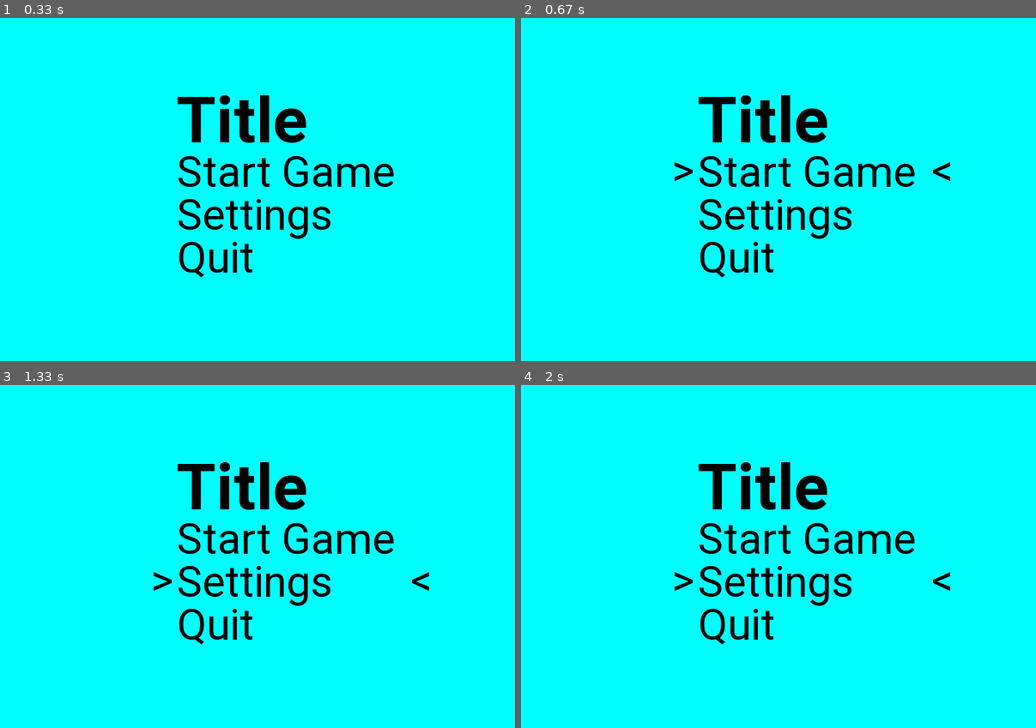
Above: before the commit, frames 1-4 (two rows, left to right).
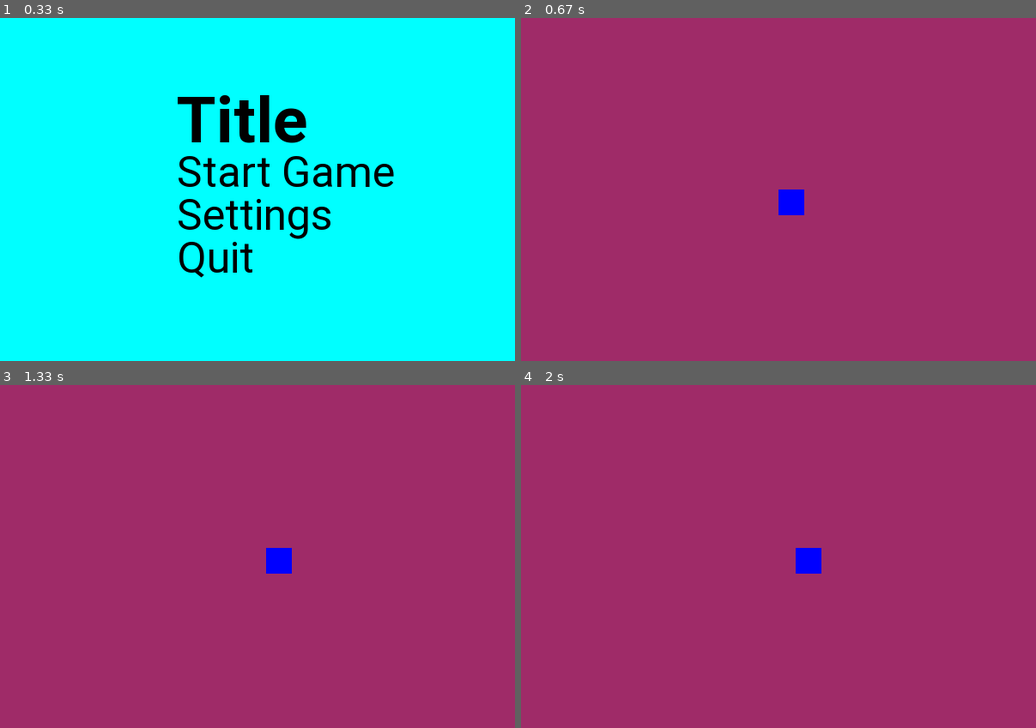
Above: after the commit, the same moments.

Repository: Fossa88/Python
Game: pygame game, started from pygame-Capstone/TitleScreenTemplate.py
Same seed, same stepped clock (60 frames per second), same inputs: the game is played once before the commit and once after it.
Inputs (mouse positions are in pixels of both pictures, inside the frame that each line leads up to):
- Up to frame 1 (0.33 s): no input
- Up to frame 2 (0.67 s): click "Start Game" at 0.38 s
- Up to frame 3 (1.33 s): hold D 0.67-1.13 s; move the mouse to (236, 570) at 0.7 s; hold W from 1.17 s (still down)
- Up to frame 4 (2 s): release W at 1.47 s; hold D 1.5-1.97 s

Frame 1 is identical in both runs. In frame 2, 100% of the frame differs, in the area x 0-100%, y 0-100%; in frame 3, 100%; in frame 4, 100%.

Commit message:
Add files via upload

Diff:
--- /dev/null
+++ b/pygame-Capstone/SettingsTemp.py
@@ -0,0 +1,59 @@
+import pygame
+import math
+pygame.init()
+
+running = True
+(width, height) = (600, 400)
+surface = pygame.display.set_mode((width, height))
+pygame.display.set_caption('Title Screen')
+
+clock = pygame.time.Clock()
+fps_limit = 30
+
+    # Colours
+WHITE = (255, 255, 255)
+BLACK = (0, 0, 0,)
+GREEN = (0, 255, 0)
+RED = (255, 0, 0)
+BLUE = (0, 0, 255)
+AMARANTH = (159, 43, 104)
+AQUA = (0, 255, 255)
+ColourST = AQUA
+ColourSetT = AQUA
+ColourQT = AQUA
+
+    #Object
+text_font = pygame.font.SysFont("Roboto", 50)
+text_font2 = pygame.font.SysFont("Roboto", 75, bold = True)
+
+def draw_text(Text, Font, Tcolour, xpos, ypos):
+    img = Font.render(Text, True, Tcolour)
+    surface.blit(img, (xpos, ypos))
+
+def Rectangle(surface, Colour, Xpos2, Ypos2, Length, Height1):
+    pygame.draw.rect(surface, Colour, (Xpos2, Ypos2, Length, Height1))
+
+    # Game Function
+while running:
+    clock.tick(fps_limit)
+    for event in pygame.event.get():
+        if event.type == pygame.QUIT:
+            running = False
+
+    #BG colour
+    surface.fill(AQUA)
+
+    #Objects
+    (Xpos1, Ypos1) = pygame.mouse.get_pos()
+    MoRect = pygame.draw.rect(surface, GREEN, (Xpos1, Ypos1, 2, 2))
+    Cursor = pygame.draw.rect(surface, AQUA, (Xpos1, Ypos1, 5,5), 0)
+
+    #Text
+    draw_text("Settings", text_font2, BLACK, width/2.9, 75)
+    StartGame = draw_text("Setting stuff to be dealt with later", text_font, BLACK, 2.9, 150)
+
+    if event.type == pygame.MOUSEBUTTONDOWN:
+        MoRect = pygame.draw.rect(surface, GREEN, (Xpos1, Ypos1, 2, 2))
+
+    pygame.display.flip()
+pygame.quit()
--- a/pygame-Capstone/TitleScreenTemplate.py
+++ b/pygame-Capstone/TitleScreenTemplate.py
@@ -8,7 +8,7 @@
 pygame.display.set_caption('Title Screen')
 
 clock = pygame.time.Clock()
-fps_limit = 60
+fps_limit = 30
 
     # Colours
 WHITE = (255, 255, 255)
@@ -22,7 +22,7 @@
 ColourSetT = AQUA
 ColourQT = AQUA
 
-    #Object Creation
+    #Object
 text_font = pygame.font.SysFont("Roboto", 50)
 text_font2 = pygame.font.SysFont("Roboto", 75, bold = True)
 
@@ -45,6 +45,7 @@
 
     #Objects
     (Xpos1, Ypos1) = pygame.mouse.get_pos()
+    MoRect = pygame.draw.rect(surface, GREEN, (Xpos1, Ypos1, 2, 2))
     Cursor = pygame.draw.rect(surface, AQUA, (Xpos1, Ypos1, 5,5), 0)
     Dope = pygame.draw.rect(surface, AQUA, (206, 150, 188, 32))
     SettingsRectangle = pygame.draw.rect(surface, AQUA, (206, 200, 188, 32))
@@ -54,10 +55,22 @@
     draw_text("Title", text_font2, BLACK, width/2.9, 75)
     StartGame = draw_text("Start Game", text_font, BLACK, width/2.9, 150)
     draw_text(">                       <", text_font, ColourST, width/3.4, 148)
-    Settings = draw_text("Settings", text_font, BLACK, width/2.9, 200)
+    SettingsTemp = draw_text("Settings", text_font, BLACK, width/2.9, 200)
     draw_text(">                       <", text_font, ColourSetT, width/3.4, 198)
     Quit = draw_text("Quit", text_font, BLACK, width/2.9, 250)
     draw_text(">                       <", text_font, ColourQT, width/3.4, 248)
+
+    #Press Events
+    if event.type == pygame.MOUSEBUTTONDOWN:
+            MoRect = pygame.draw.rect(surface, GREEN, (Xpos1, Ypos1, 2, 2))
+            if MoRect.colliderect(Dope):
+                import CollisionDetection
+                CollisionDetection
+            if MoRect.colliderect(SettingsRectangle):
+                import SettingsTemp
+                SettingsTemp
+            if MoRect.colliderect(QuitRectangle):
+                pygame.quit()
 
     #Collisions
     if Cursor.colliderect(Dope):
